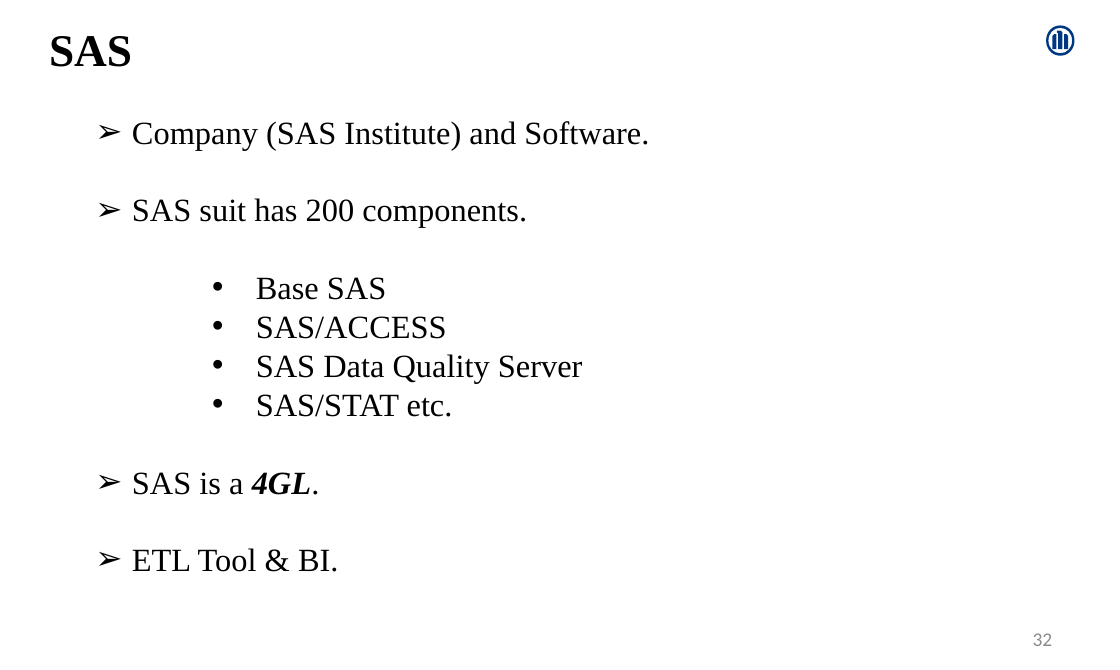
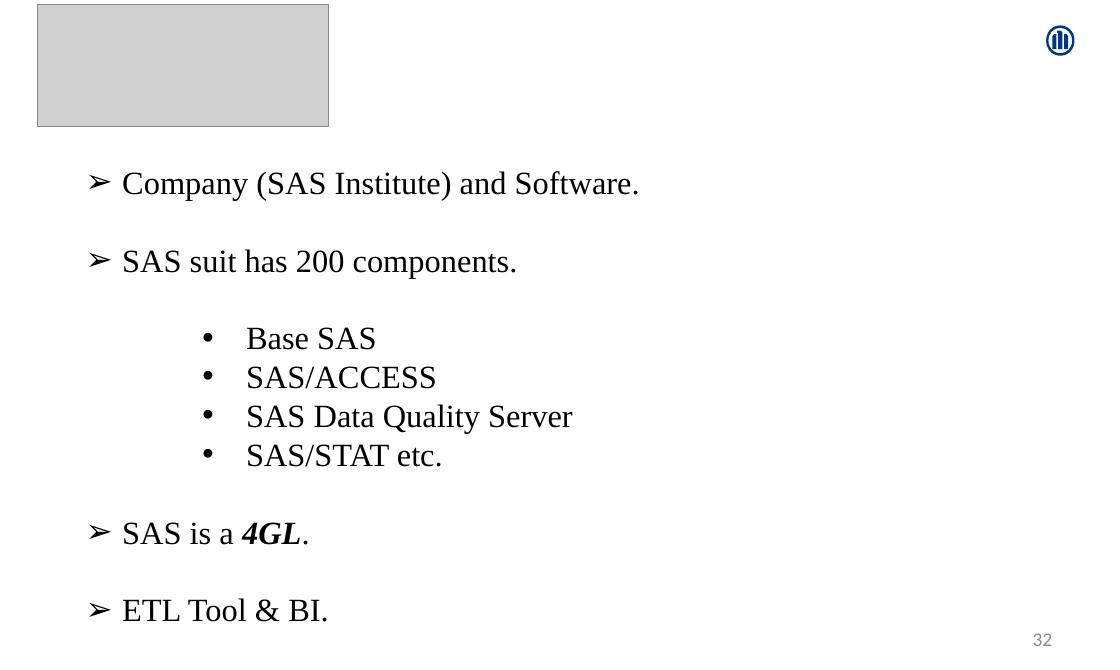
Before and after one commit to Amrutha-Mohan/UpdatedProjects, a slide deck: slide 32 of AmruthaMohan.pptx. Drawn at 1120x670 pixels with LibreOffice and Linux fonts; fonts in the diff are those of the drawing; grey boxes stand for pictures. Boxes give left, top, right and bottom in pixels: in the first picture for what was removed or moved away, otherwise in the second. Text is boxed around its words. In the diff, an @@ line names an element or a change of style, - is before the commit and + after.

```diff
--- a/AmruthaMohan.pptx
+++ b/AmruthaMohan.pptx
@@ picture added at (37,5,329,126) @@
@@ text removed at (49,36,132,67) @@
-SAS
@@ text "Company (SAS Institute) and Software.": place and size @@
-text "Company (SAS Institute) and Software." at (132,121,649,572)
+text "Company (SAS Institute) and Software." at (122,171,640,622)
```
Also in this commit, not shown: 2 other slides changed.
